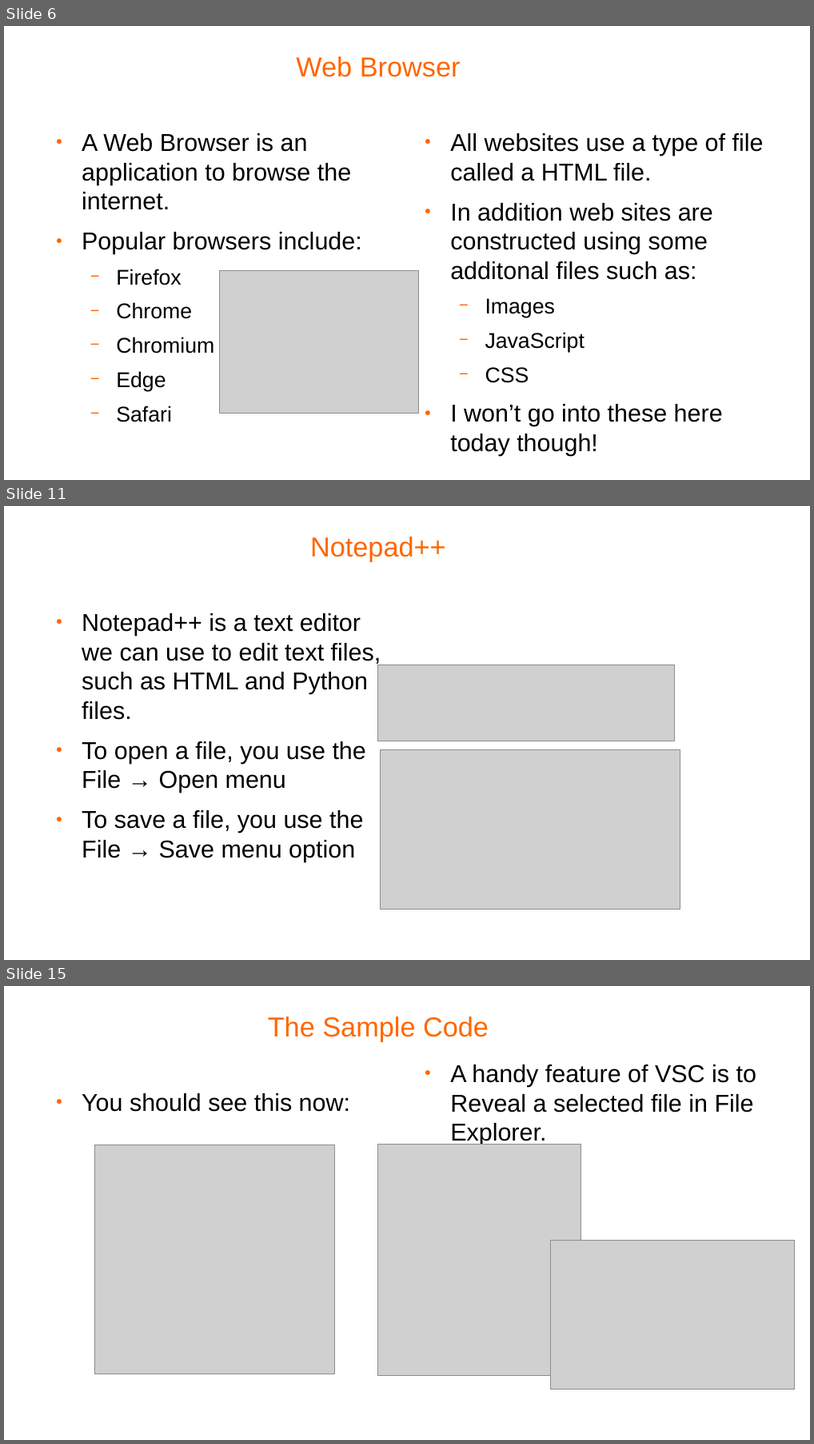
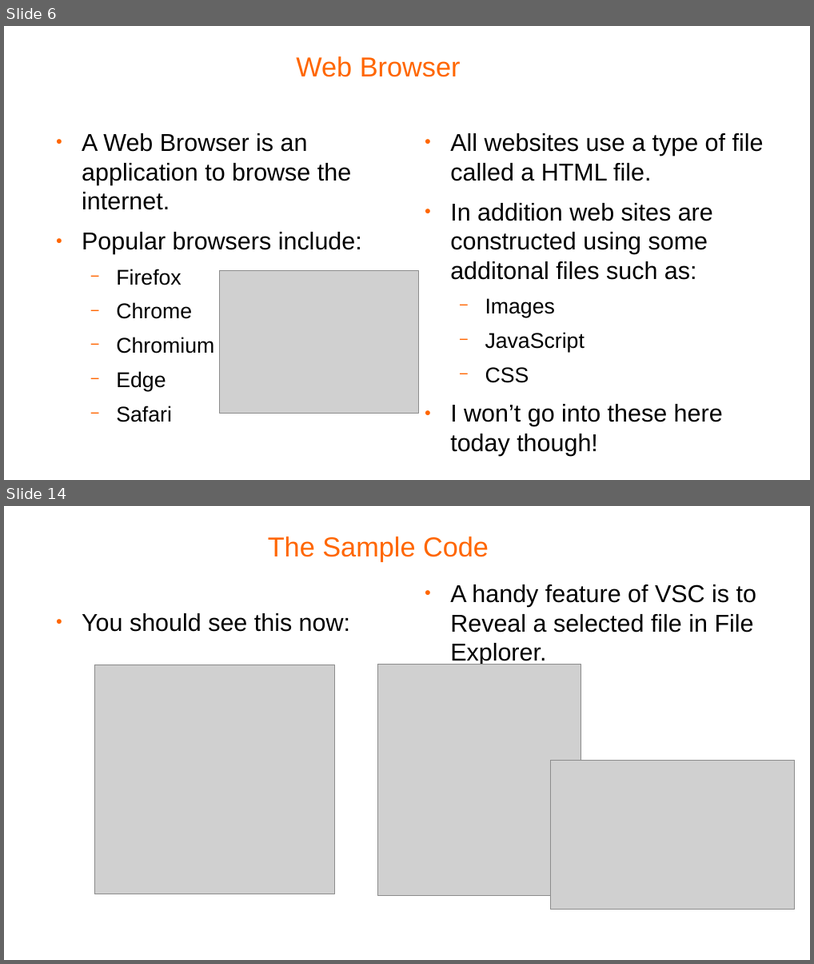
Before and after one commit to pellcorp/coding, a slide deck: docs/windows fundamentals.odp. Shown one above the other, each under a label of ours: slides 6, 11 and 15 before the commit, slides 6 and 14 after it; the slides between them are not shown. The pictures are 814x1444 and 814x964 pixels, drawn with LibreOffice and Linux fonts; fonts in the diff are those of the drawing; grey boxes stand for pictures; background and template pictures are left out. Boxes give left, top, right and bottom in pixels: in the first picture for what was removed or moved away, otherwise in the second. Text is boxed around its words. In the diff, an @@ line names an element or a change of style, - is before the commit and + after.

```diff
--- a/docs/windows fundamentals.odp
+++ b/docs/windows fundamentals.odp
@@ slide 11 removed at (x1=4, y1=506, x2=810, y2=960), background #FFFFFF @@
@@ title removed at (x1=310, y1=536, x2=446, y2=561) @@
-Notepad++
@@ text removed at (x1=82, y1=613, x2=382, y2=862) @@
-● Notepad++ is a text editor we can use to edit text files, such as HTML and Python files.
-● To open a file, you use the File → Open menu
-● To save a file, you use the File → Save menu option
@@ picture removed at (x1=378, y1=664, x2=675, y2=741) @@
@@ picture removed at (x1=381, y1=751, x2=681, y2=910) @@
@@ what was slide 15 is now slide 14 @@
```
Also in this commit, not shown: 8 slides changed, 1 other file.
